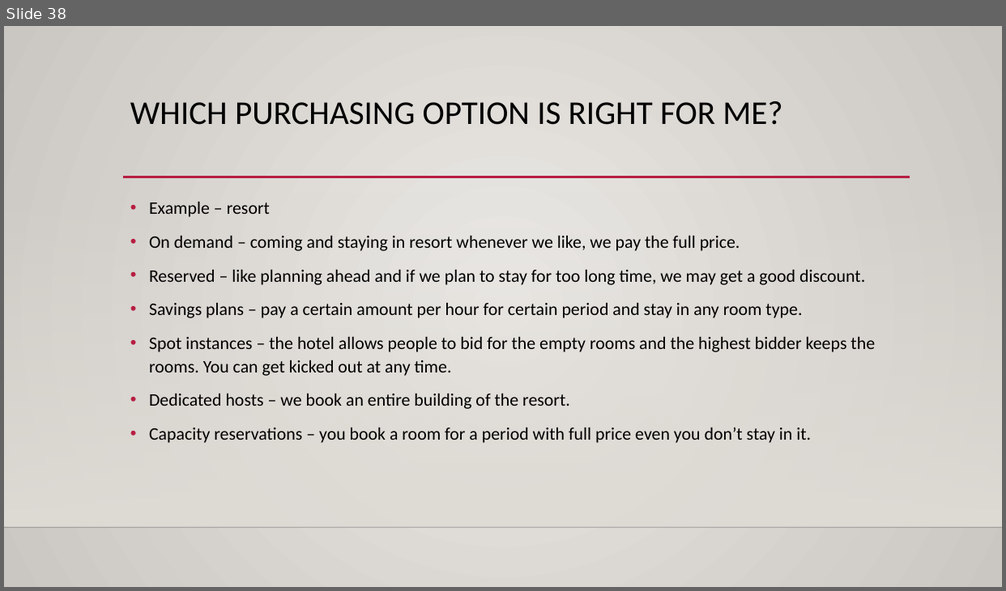
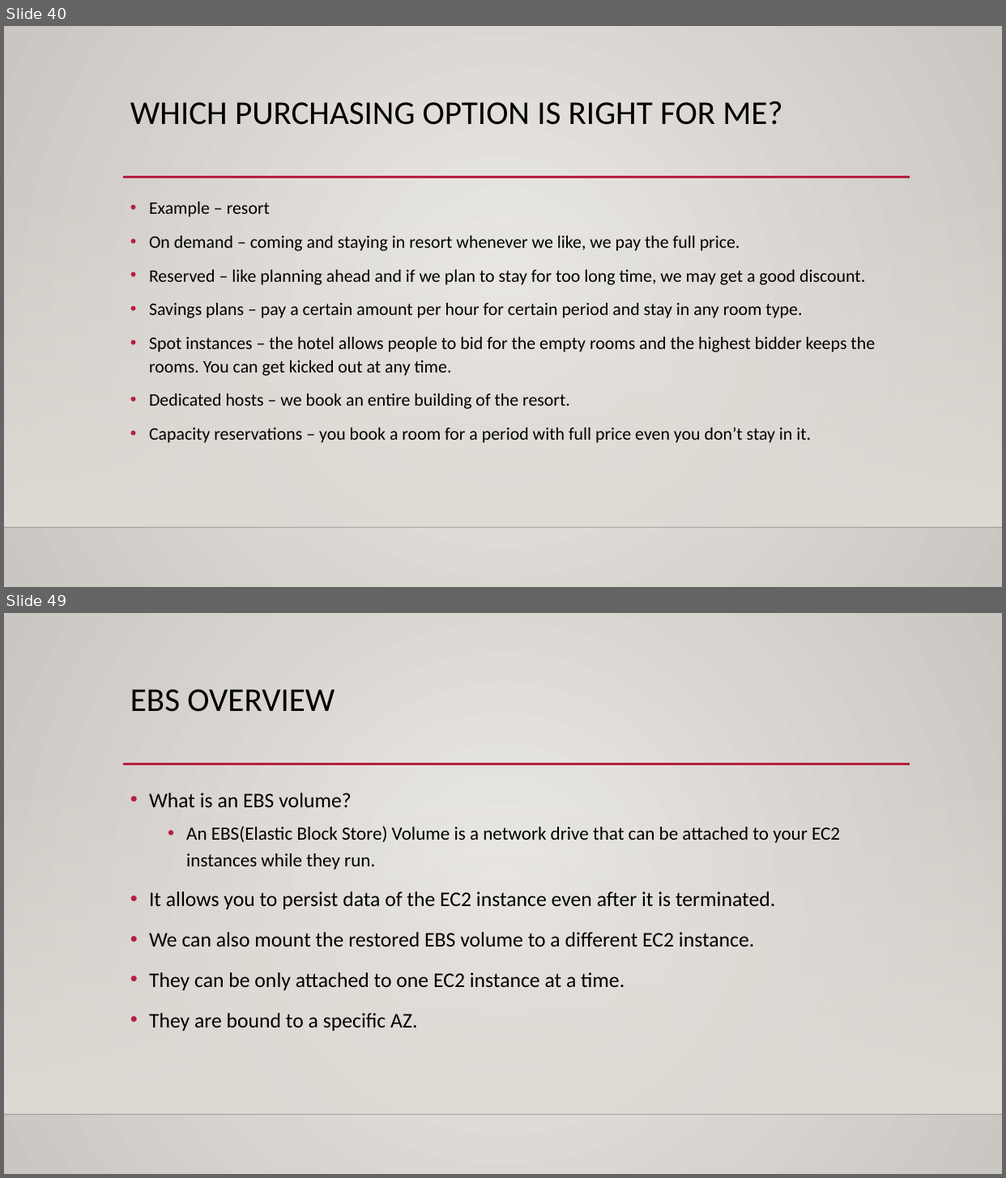
Before and after one commit to kushalnaidu007/AWS-Solution-Architect, a slide deck: AWS-SAA.pptx. Shown one above the other, each under a label of ours: slide 38 before the commit, slides 40 and 49 after it; the slides between them are not shown. The pictures are 1006x591 and 1006x1178 pixels, drawn with LibreOffice and Linux fonts; fonts in the diff are those of the drawing; background and template pictures are left out. Boxes give left, top, right and bottom in pixels: in the first picture for what was removed or moved away, otherwise in the second. Text is boxed around its words. In the diff, an @@ line names an element or a change of style, - is before the commit and + after.

Commit message:
Added EC2 and EBS
Added more information about EC2 instances and also overview of EBS.

```diff
--- a/AWS-SAA.pptx
+++ b/AWS-SAA.pptx
@@ slide 49 added at box(4, 613, 1002, 1174), background gradient #ECEAE7 to #CAC7C1; not listed: 3 template elements that a slide beside it also shows @@
@@ title added at box(130, 689, 334, 712), 32 pt, text #000000 @@
+EBS OVERVIEW
@@ text added at box(149, 793, 840, 1031), 20 pt, text #000000 @@
+• What is an EBS volume?
+  • An EBS(Elastic Block Store) Volume is a network drive that can be attached to your EC2 instances while they run.
+• It allows you to persist data of the EC2 instance even after it is terminated.
+• We can also mount the restored EBS volume to a different EC2 instance.
+• They can be only attached to one EC2 instance at a time.
+• They are bound to a specific AZ.
@@ what was slide 38 is now slide 40 @@
```
Also in this commit, not shown: 13 other slides added.
